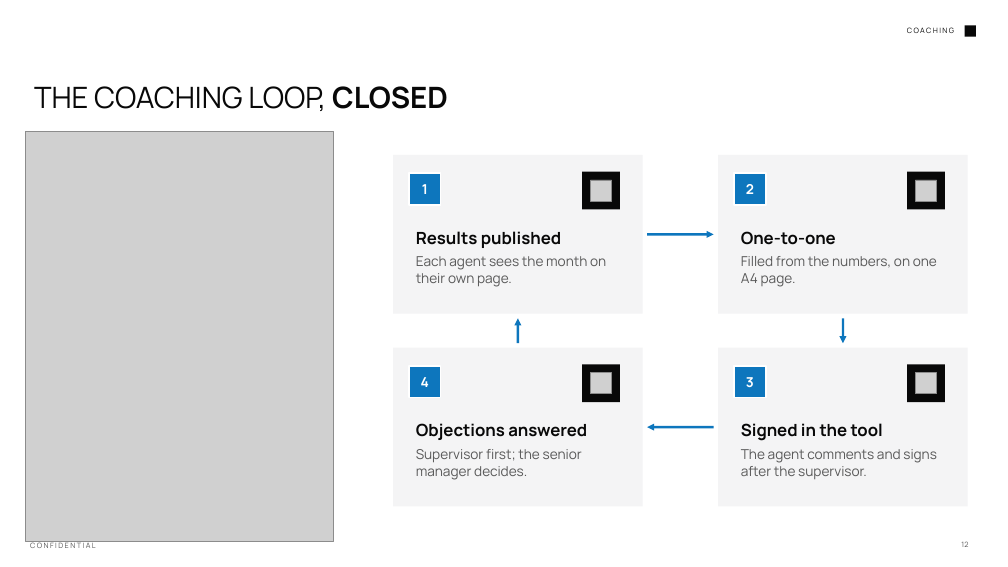
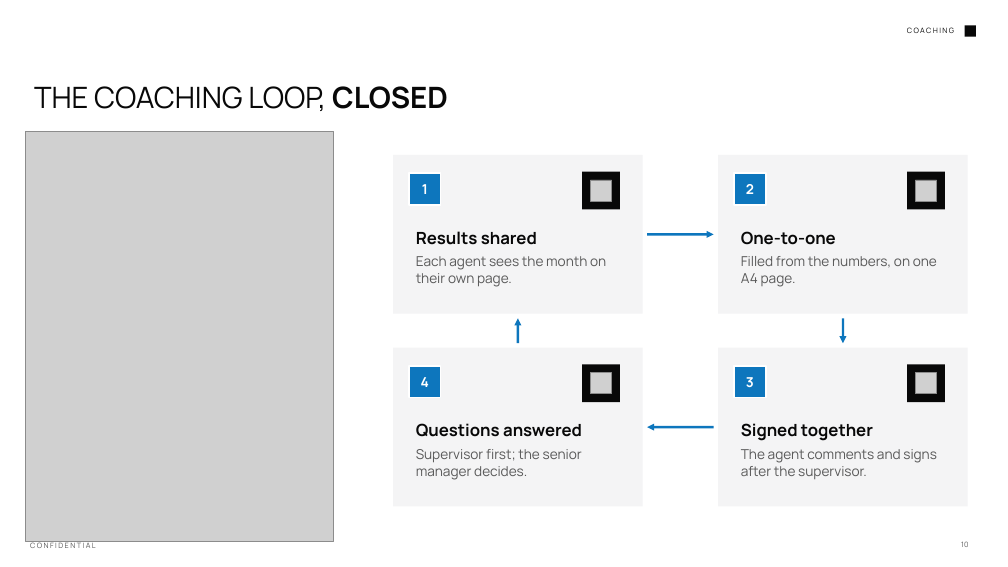
Before and after one commit to Wizdeed1/s, a slide deck: slide 10 of final/Cadence - Overview.pptx (slide 12 before the commit). Drawn at 1008x567 pixels with LibreOffice and Linux fonts; fonts in the diff are those of the drawing; grey boxes stand for pictures; background and template pictures are left out. Boxes give left, top, right and bottom in pixels: in the first picture for what was removed or moved away, otherwise in the second. Text is boxed around its words. In the diff, an @@ line names an element or a change of style, - is before the commit and + after.

```diff
--- a/final/Cadence - Overview.pptx
+++ b/final/Cadence - Overview.pptx
@@ text at (416, 231, 537, 245): text changed @@
-Results published
+Results shared
@@ text at (416, 423, 582, 437): text changed @@
-Objections answered
+Questions answered
@@ text at (741, 423, 873, 441): text changed @@
-Signed in the tool
+Signed together
@@ page number at (961, 541, 968, 547): text changed @@
-12
+10
```
Also in this commit, not shown: 8 other slides changed, 6 slides added, 8 slides removed, 25 other files.
